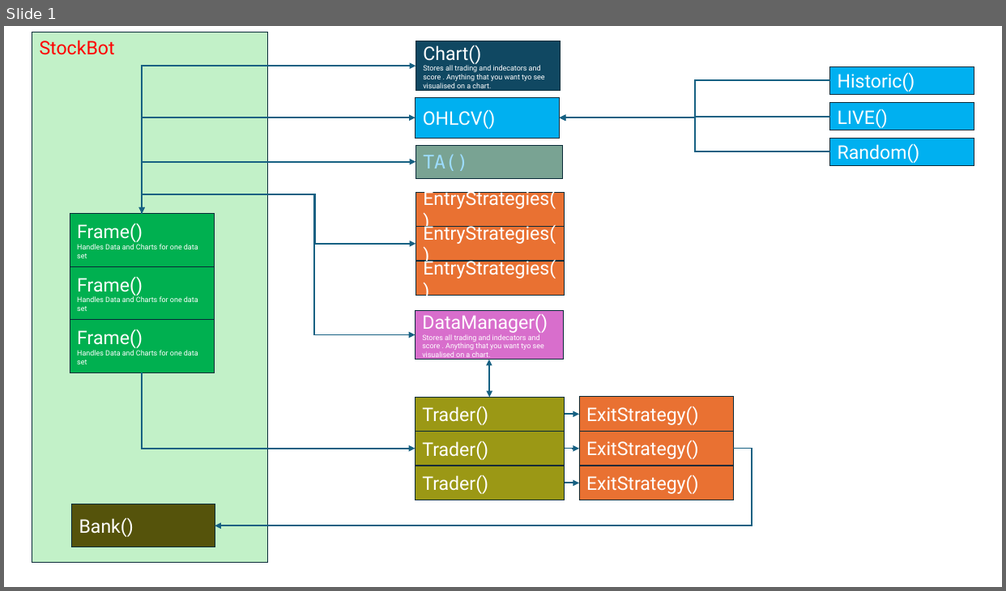
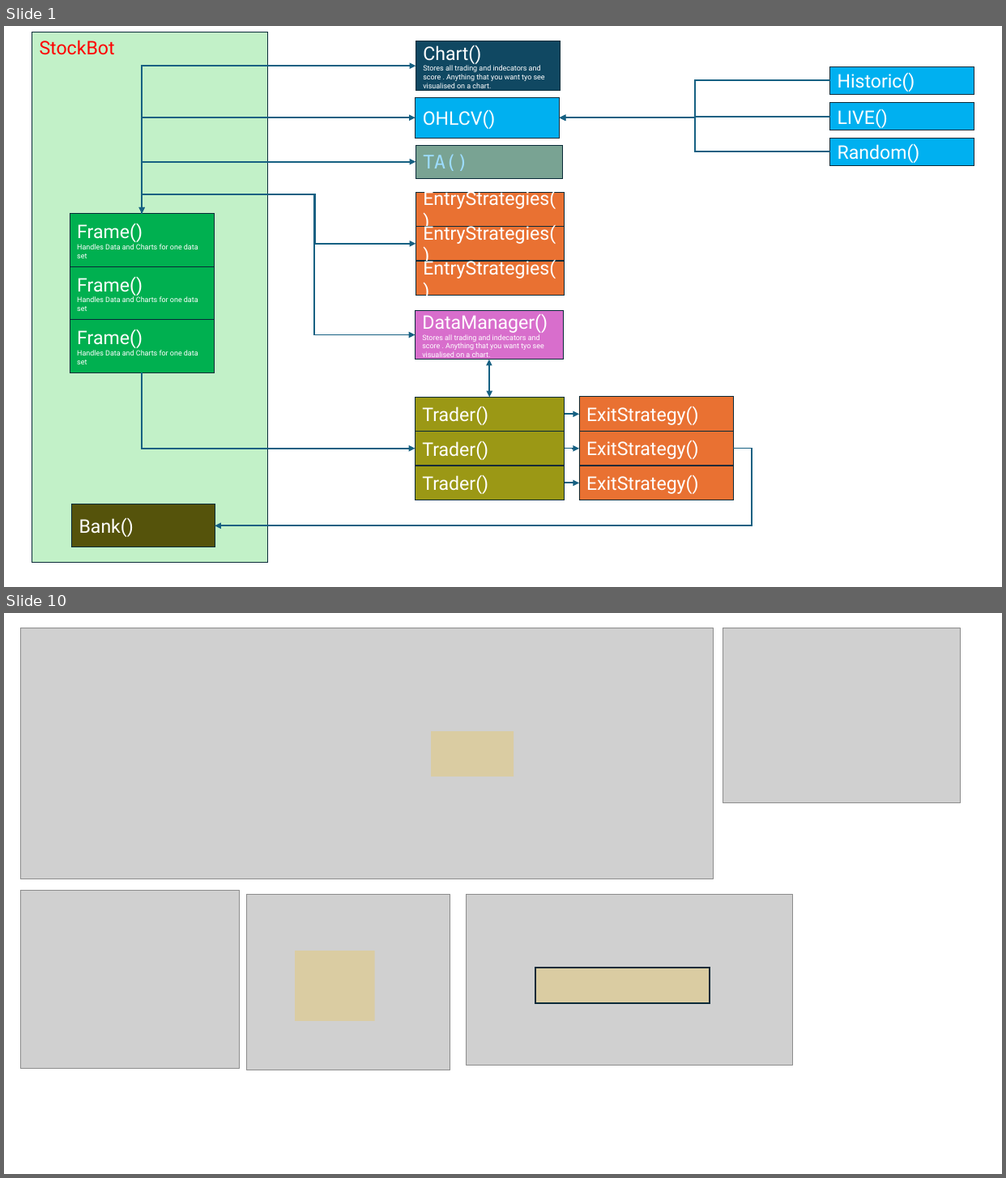
Before and after one commit to Design-01/stockbot_4, a slide deck: architecture.pptx. Shown one above the other, each under a label of ours: slide 1 before the commit, slides 1 and 10 after it; the slides between them are not shown. The pictures are 1006x591 and 1006x1178 pixels, drawn with LibreOffice and Linux fonts; fonts in the diff are those of the drawing; grey boxes stand for pictures. Boxes give left, top, right and bottom in pixels: in the first picture for what was removed or moved away, otherwise in the second. Text is boxed around its words. In the diff, an @@ line names an element or a change of style, - is before the commit and + after.

```diff
--- a/architecture.pptx
+++ b/architecture.pptx
@@ slide 10 added at [4, 613, 1002, 1174], background #FFFFFF @@
@@ picture added at [20, 628, 714, 879] @@
@@ picture added at [722, 628, 960, 803] @@
@@ rectangle added at [431, 731, 513, 776], fill #FFC000 at 22% opacity @@
@@ picture added at [20, 891, 239, 1069] @@
@@ picture added at [247, 895, 450, 1071] @@
@@ picture added at [466, 895, 792, 1065] @@
@@ rectangle added at [296, 951, 375, 1021], fill #FFC000 at 22% opacity @@
@@ rectangle added at [535, 968, 710, 1003], fill #FFC000 at 22% opacity, outline #092A39 1.5 pt @@
```
Also in this commit, not shown: 8 other slides added, 5 other files.
